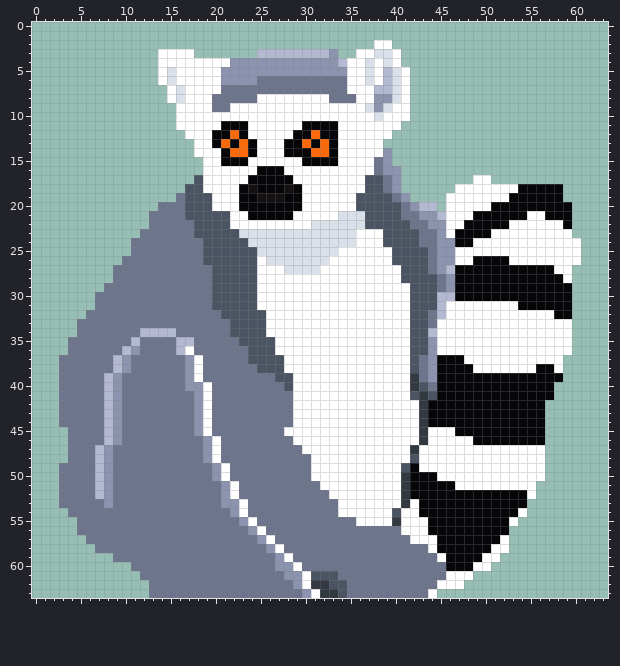
One commit to this pixel-art file: Arts/aseprite/general.aseprite. Above is the file before it was changed.
64x64 pixels, 1 frame.
Now the later version:
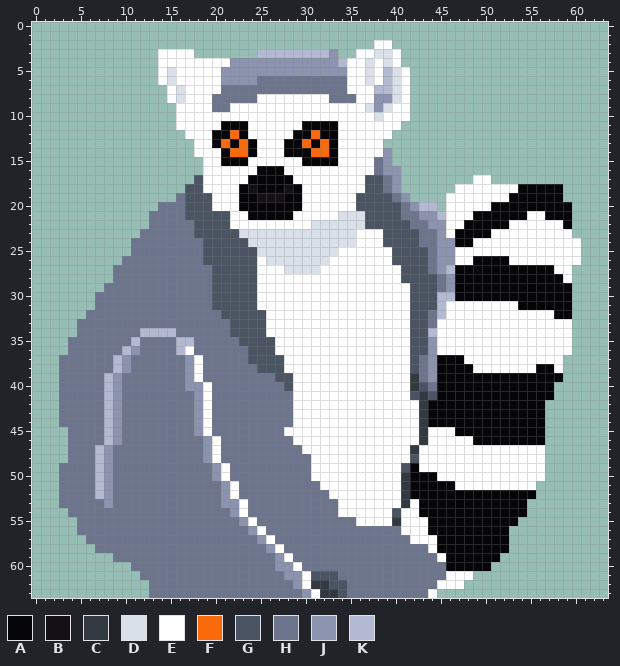
Palette (. is transparent): A #060608  B #141013  C #333941  D #dae0ea  E #ffffff  F #fa6a0a  G #4a5462  H #6d758d  J #8b93af  K #b3b9d1
Diff:
@@ x 47..57 @@
 51 EEEEEEEEE..
-52 AAAAAAAAE..
+52 AAAAAAAAA..
 53 AAAAAAAA...
-54 AAAAAAAE...
-55 AAAAAAE....
+54 AAAAAAAA...
+55 AAAAAAA....
 56 AAAAAA.....
-57 AAAAAE.....
-58 AAAAEE.....
-59 AAAEE......
-60 AAEE.......
+57 AAAAAA.....
+58 AAAAAA.....
+59 AAAAA......
+60 AAAA.......
 61 EE.........
Changed places in both pictures, as pixel boxes (x1, y1, x2, y2):
changed: (473, 490, 536, 571)
